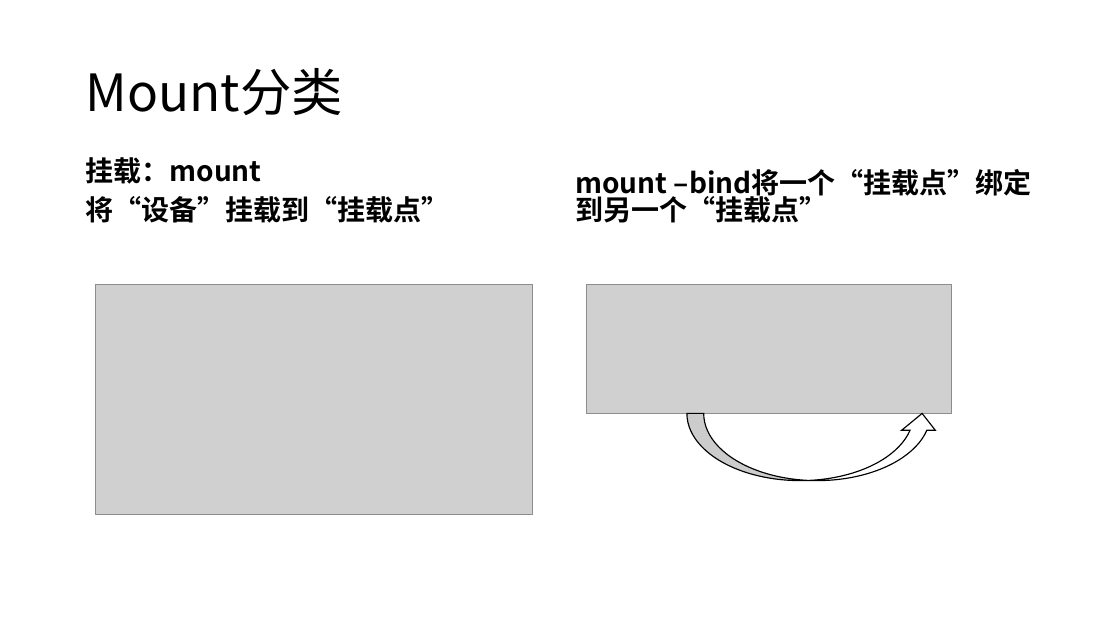
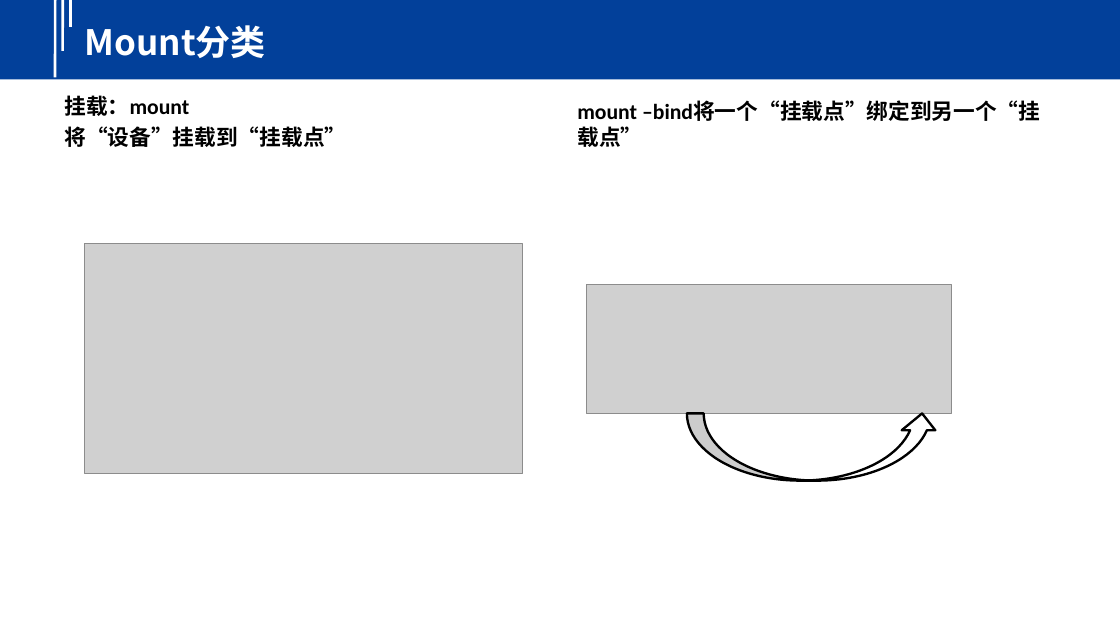
Before and after one commit to yindaheng98/Notebook, a slide deck: slide 4 of 学习笔记/Docker/Namespaces.pptx. Drawn at 1120x630 pixels with LibreOffice and Linux fonts; fonts in the diff are those of the drawing; grey boxes stand for pictures. Boxes give left, top, right and bottom in pixels: in the first picture for what was removed or moved away, otherwise in the second. Text is boxed around its words. In the diff, an @@ line names an element or a change of style, - is before the commit and + after.

```diff
--- a/学习笔记/Docker/Namespaces.pptx
+++ b/学习笔记/Docker/Namespaces.pptx
@@ group added at (0,0,1120,79): 3 lines, 1 rectangle @@
@@ title "Mount分类": place and size @@
-title "Mount分类" at (86,68,343,115)
+title "Mount分类" at (85,25,266,58)
@@ title "Mount分类" at (85,25,266,58): size 44 to 30 pt, text colour #000000 to #FFFFFF, bold on; line spacing 0.9 to 1 @@
@@ text "挂载：mount" at (64,95,346,147): size 24 to 18.6 pt, font Noto Sans CJK SC to Calibri; line spacing 0.8 to 1; less space between paragraphs @@
@@ text "挂载：mount": place and size @@
-text "挂载：mount" at (86,157,450,223)
+text "挂载：mount" at (64,95,346,147)
@@ text "mount –bind将一个“挂载点”绑定到另一个“挂载点”": place and size @@
-text "mount –bind将一个“挂载点”绑定到另一个“挂载点”" at (575,169,1032,223)
+text "mount –bind将一个“挂载点”绑定到另一个“挂载点”" at (577,100,1040,147)
@@ text "mount –bind将一个“挂载点”绑定到另一个“挂载点”" at (577,100,1040,147): size 24 to 18.6 pt, font Noto Sans CJK SC to Calibri; line spacing 0.8 to 1; less space between paragraphs @@
@@ picture: place and size @@
-picture at (95,284,533,514)
+picture at (85,243,523,473)
@@ curved up arrow at (687,413,939,481): outline #000000 1 pt to #000000 2 pt @@
```
Also in this commit, not shown: 18 other slides changed, 8 other files.
